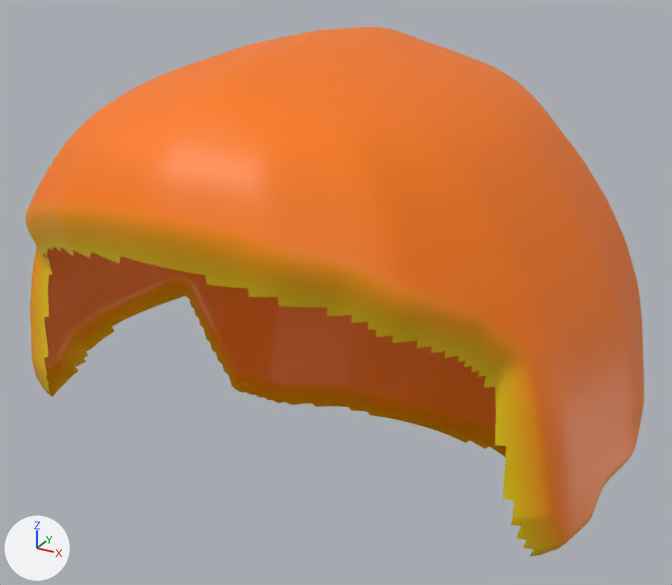
Renders of the glTF model assets/characters/canonical/hair/buzz.glb from each side of a commit.
The view is the same before and after, from a 50 mm camera at (0.279, -0.469, 0.519) aimed at (-0.007, 0.051, 0.259). The axes (+X, +Y, +Z) are drawn at lower left. The lights are the same throughout. The picture after the commit comes second. Vertices at exactly the same position are counted once.

In view in the first picture: 'Hair_buzz'.
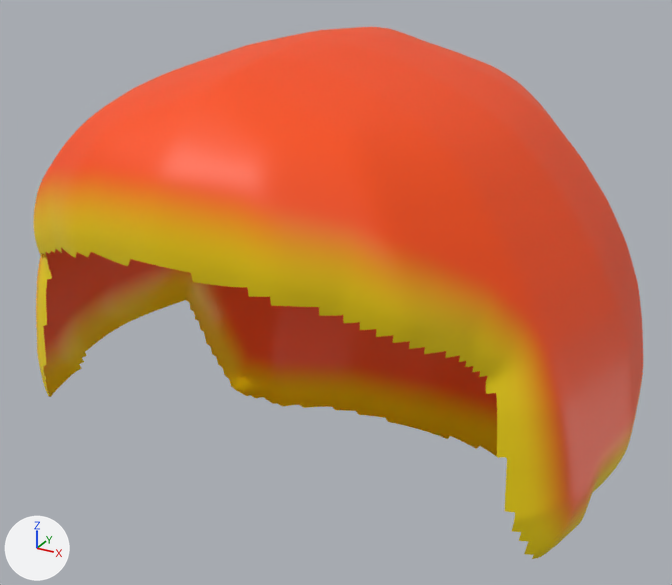
Changed parts and their boxes (x1, y1, x2, y2) in the pictures (672 x 585 px; the box of a moved part takes in the faces that stretch with it):
```json
{"object": "Hair_buzz", "change": "reshaped", "before": [26, 27, 644, 557], "after": [34, 27, 643, 559]}
{"part": 1, "of": "me_hair_buzz", "change": "moved or reshaped", "before": [26, 175, 644, 557], "after": [34, 175, 642, 559]}
{"part": 2, "of": "me_hair_buzz", "change": "recoloured", "before": [26, 27, 644, 556], "after": [34, 27, 643, 559]}
```

Scene script edits in JSON lines:
```json
{"block": "me_hair_buzz", "where": "# used by ob_hair_buzz; location = (0.0, 0.0, 0.0)"}
{"op": "remove", "block": "me_hair_buzz", "code": "me_hair_buzz.from_pydata(...)  # 28590 vertices, 56756 faces; spans x -0.207..0.207, y -0.147..0.253, z 0.078..0.437"}
{"op": "add", "block": "me_hair_buzz", "code": "me_hair_buzz.from_pydata(...)  # 28721 vertices, 57020 faces; spans x -0.203..0.203, y -0.143..0.253, z 0.076..0.437"}
{"block": "me_hair_buzz", "change": "me_hair_buzz part 1: 2708 vertices moved from x -0.207..0.207, y -0.147..0.221, z 0.079..0.383 to x -0.203..0.203, y -0.143..0.221, z 0.078..0.382; 230 vertices removed from x -0.198..0.198, y -0.139..0.191, z 0.078..0.348; 361 vertices added at x -0.199..0.199, y -0.14..0.192, z 0.076..0.348"}
{"block": "me_hair_buzz", "change": "me_hair_buzz part 2: 55984 kept faces spanning x -0.203..0.203, y -0.143..0.253, z 0.078..0.437 get new vertex colours; the middle colour goes from orange #ff7c00 to orange #ff4f00"}
```
